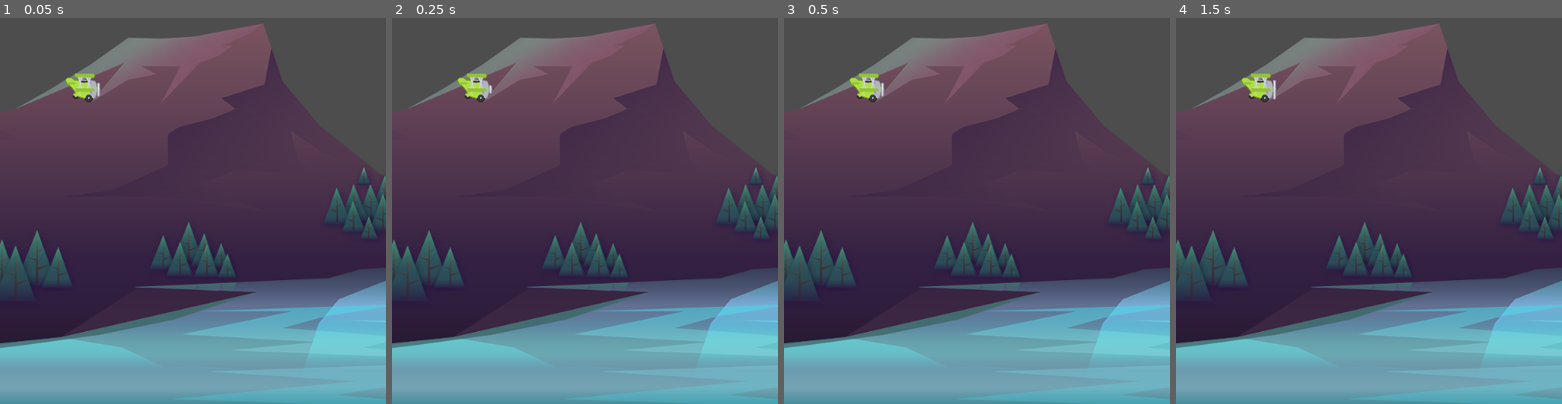
Above: before the commit, frames 1-4 (left to right).
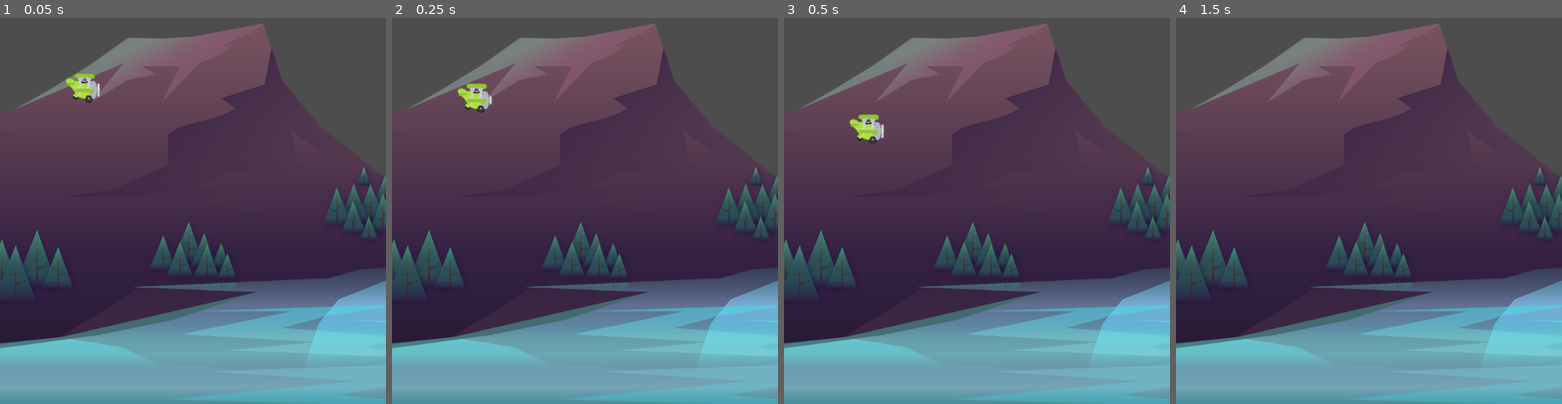
Above: after the commit, the same moments.

Repository: rubayet211/tappy_flappy
Game: Godot game, scene res://scenes/game/game.tscn
The game is run twice, just before and just after one commit, with the same random seed, the same clock (stepped at 60 frames per second) and the same inputs.
Inputs:
- Up to frame 1 (0.05 s): no input
- Up to frame 2 (0.25 s): no input
- Up to frame 3 (0.5 s): no input
- Up to frame 4 (1.5 s): no input

The runs differ from the first frame. In frame 1, 0.1% of the frame differs, in the area x 16-26%, y 14-23%; in frame 2, 0.6%; in frame 3, 0.9%, in the area x 16-26%, y 14-33%; in frame 4, 0.5%.

Commit message:
Gravity has been added to the plane

Diff:
--- /dev/null
+++ b/scenes/plane/plane.gd
@@ -0,0 +1,16 @@
+extends CharacterBody2D
+
+const GRAVITY: float = 600.0
+
+# Called when the node enters the scene tree for the first time.
+func _ready() -> void:
+	pass # Replace with function body.
+
+
+# Called every frame. 'delta' is the elapsed time since the previous frame.
+func _process(delta: float) -> void:
+	pass
+
+func _physics_process(delta: float) -> void:
+	velocity.y += GRAVITY * delta
+	move_and_slide()
--- a/scenes/plane/plane.tscn
+++ b/scenes/plane/plane.tscn
@@ -1,5 +1,6 @@
-[gd_scene load_steps=7 format=3 uid="uid://dkxil8now3dlk"]
+[gd_scene load_steps=8 format=3 uid="uid://dkxil8now3dlk"]
 
+[ext_resource type="Script" path="res://scenes/plane/plane.gd" id="1_e68c0"]
 [ext_resource type="Texture2D" uid="uid://crt6rsqarfboj" path="res://assets/plane/planes_sheet.png" id="1_eqlpr"]
 
 [sub_resource type="AtlasTexture" id="AtlasTexture_nebuy"]
@@ -35,6 +36,7 @@
 radius = 27.0
 
 [node name="Plane" type="CharacterBody2D"]
+script = ExtResource("1_e68c0")
 
 [node name="AnimatedSprite2D" type="AnimatedSprite2D" parent="."]
 scale = Vector2(0.75, 0.75)
